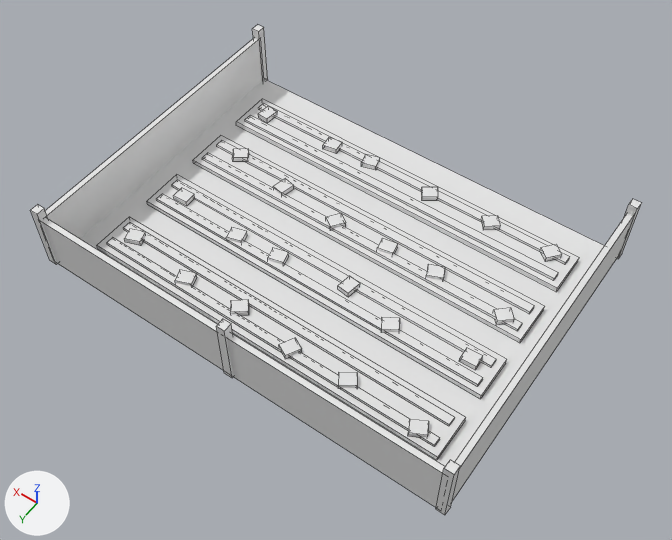
Two versions of the FBX model unity/TinyConsequences2/Assets/TC2/Game/Resources/TC2Models/garden_bare.fbx, one commit apart.
Camera for both pictures: a 50 mm camera at (-4.51, 6.34, 9.67) aimed at (-0.21, 0.32, 0.2). Lighting does not change. The marker at lower left points along +X, +Y and +Z. The first picture is the older version. Mesh edges are drawn as thin lines. Where no turn or scale is listed for an object, it has been applied to the vertices.

The scene before the commit, as lines of its bpy script (objects in view):
```python
me_garden_bare = bpy.data.meshes.new('garden_bare')
me_garden_bare.from_pydata(...)  # 360 vertices, 270 faces; spans x -3.06..3.06, y -2.26..2.26, z 0.0..1.0
ob_garden_bare = bpy.data.objects.new('garden_bare', me_garden_bare)
ob_garden_bare.location = (0.0, 0.0, 0.0)
```
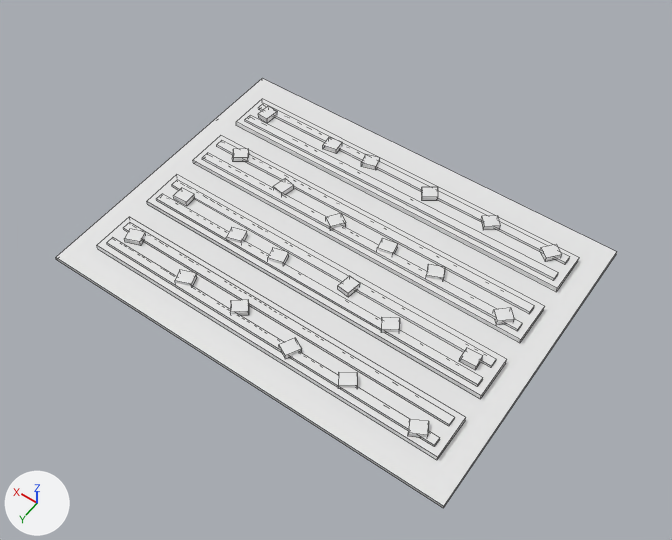
What differs and where, as boxes [x1, y1, x2, y2] in the pictures (672 x 540 px):
'garden_bare', reshaped (8% narrower, 12% shorter)
    before: [31, 25, 641, 515]
    after: [56, 78, 617, 508]
part 1 of me_garden_bare, deleted
    before: [31, 25, 641, 515]

The edits, one by one:
me_garden_bare is used by ob_garden_bare; location (0.0, 0.0, 0.0).
me_garden_bare had 360 vertices, 270 faces and spanned x -3.06..3.06, y -2.26..2.26, z 0.0..1.0.
me_garden_bare now has 296 vertices, 222 faces and spans x -3.0..3.0, y -2.2..2.2, z 0.0..0.19.
me_garden_bare part 1: 8 loose pieces with 64 vertices, spanning x -3.06..3.06, y -2.26..2.26, z 0.0..1.0, are deleted.
